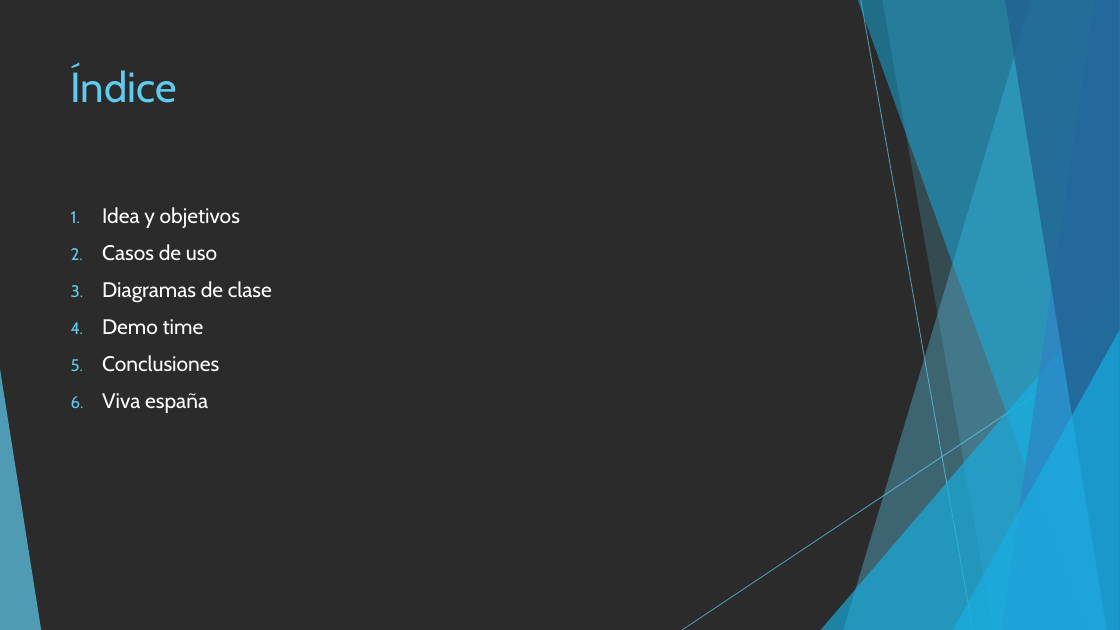
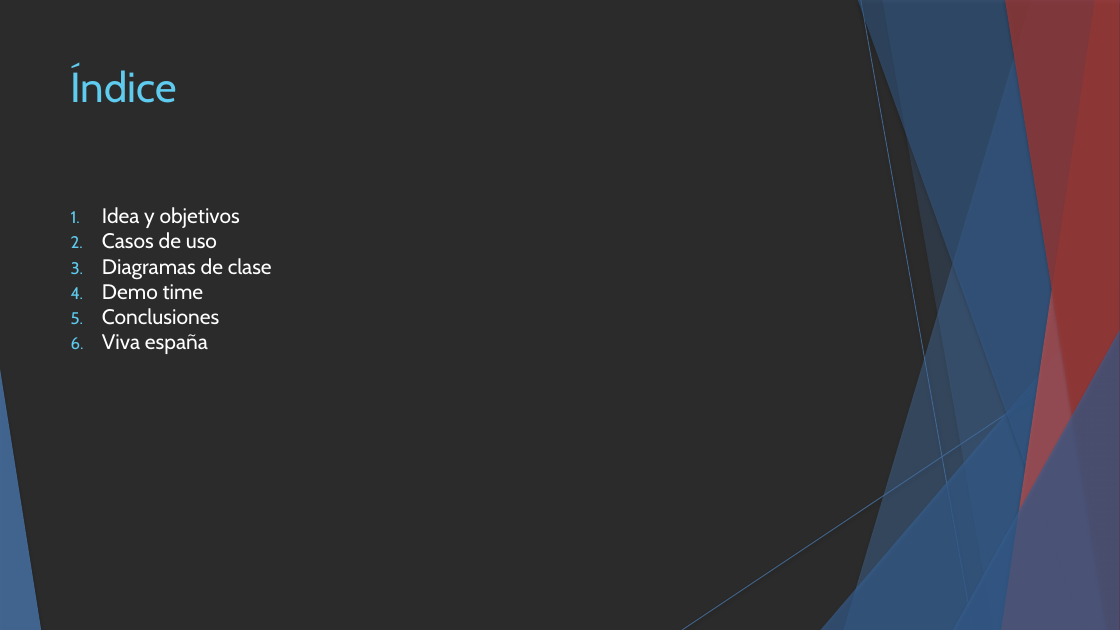
Before and after one commit to JulioMh/ChangeYourCity, a slide deck: slide 2 of 7_Presentacion/Presentacion.pptx. Drawn at 1120x630 pixels with LibreOffice and Linux fonts; fonts in the diff are those of the drawing; background and template pictures are left out; a plain dark background stands for a picture behind light text. Boxes give left, top, right and bottom in pixels: in the first picture for what was removed or moved away, otherwise in the second. Text is boxed around its words. In the diff, an @@ line names an element or a change of style, - is before the commit and + after.

```diff
--- a/7_Presentacion/Presentacion.pptx
+++ b/7_Presentacion/Presentacion.pptx
@@ freeform shape at (844,0,1120,630): fill #5FCBEF at 36% opacity to #4F81BD at 36% opacity; shadow on @@
@@ freeform shape at (858,0,1120,630): fill #17B0E4 at 50% opacity to #376092 at 50% opacity; shadow on @@
@@ line (861, 0) - (973, 630): stroke #5FCBEF 0.75 pt to #4F81BD 0.74 pt @@
@@ freeform shape at (882,0,1120,630): fill #5FCBEF at 20% opacity to #4F81BD at 20% opacity; shadow on; outline redrawn @@
@@ freeform shape at (1002,0,1120,630): fill #2E83C3 at 70% opacity to #C0504D at 70% opacity; shadow on @@
@@ freeform shape at (1005,0,1120,630): fill #226292 at 80% opacity to #953735 at 80% opacity; shadow on @@
@@ text "Idea y objetivos" at (102,207,272,354): indent changed; less space between paragraphs @@
@@ triangle at (821,280,1120,630): fill #17B0E4 at 66% opacity to #376092 at 66% opacity; shadow on @@
@@ line (1120, 339) - (682, 630): stroke #5FCBEF 0.75 pt to #4F81BD 0.74 pt @@
@@ triangle at (953,330,1120,630): fill #17B0E4 at 66% opacity to #376092 at 66% opacity; shadow on @@
@@ triangle at (0,369,41,630): fill #5FCBEF at 70% opacity to #4F81BD at 70% opacity; shadow on @@
```
Also in this commit, not shown: 6 other slides changed, 1 slide added, 1 slide removed.
